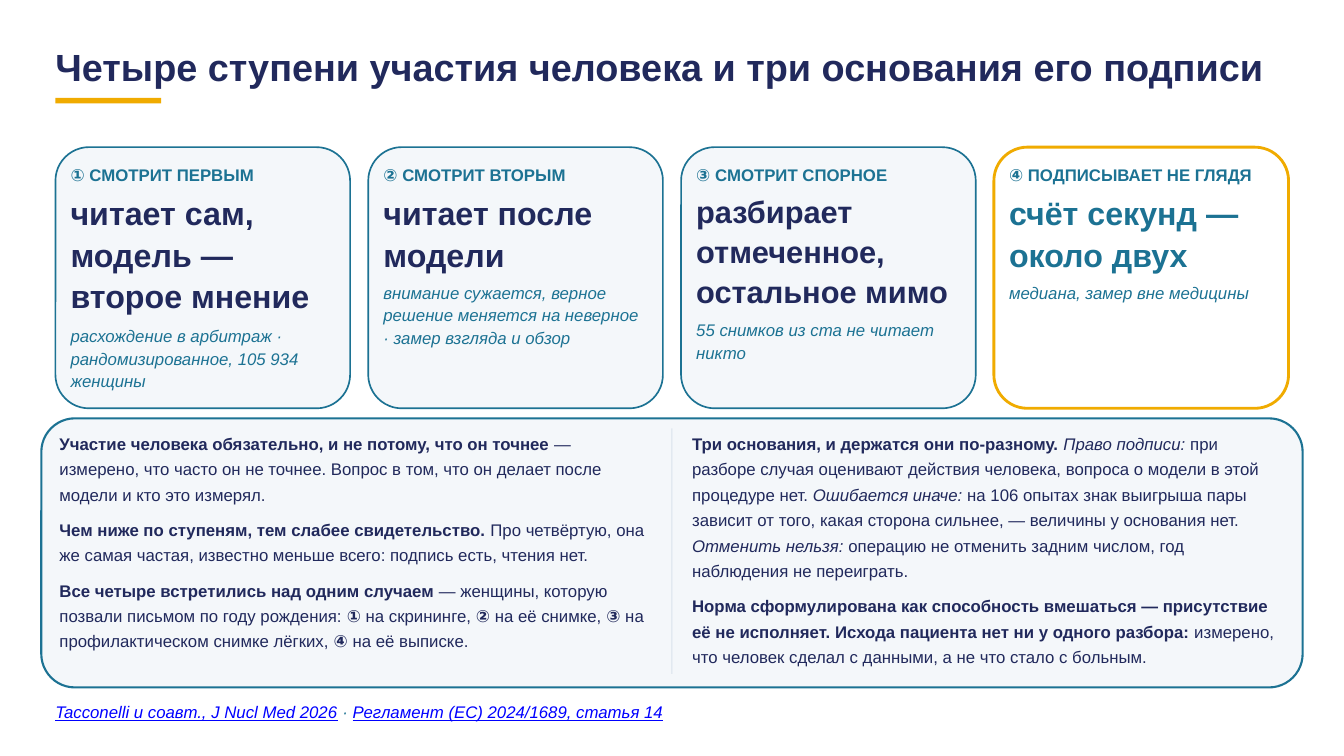
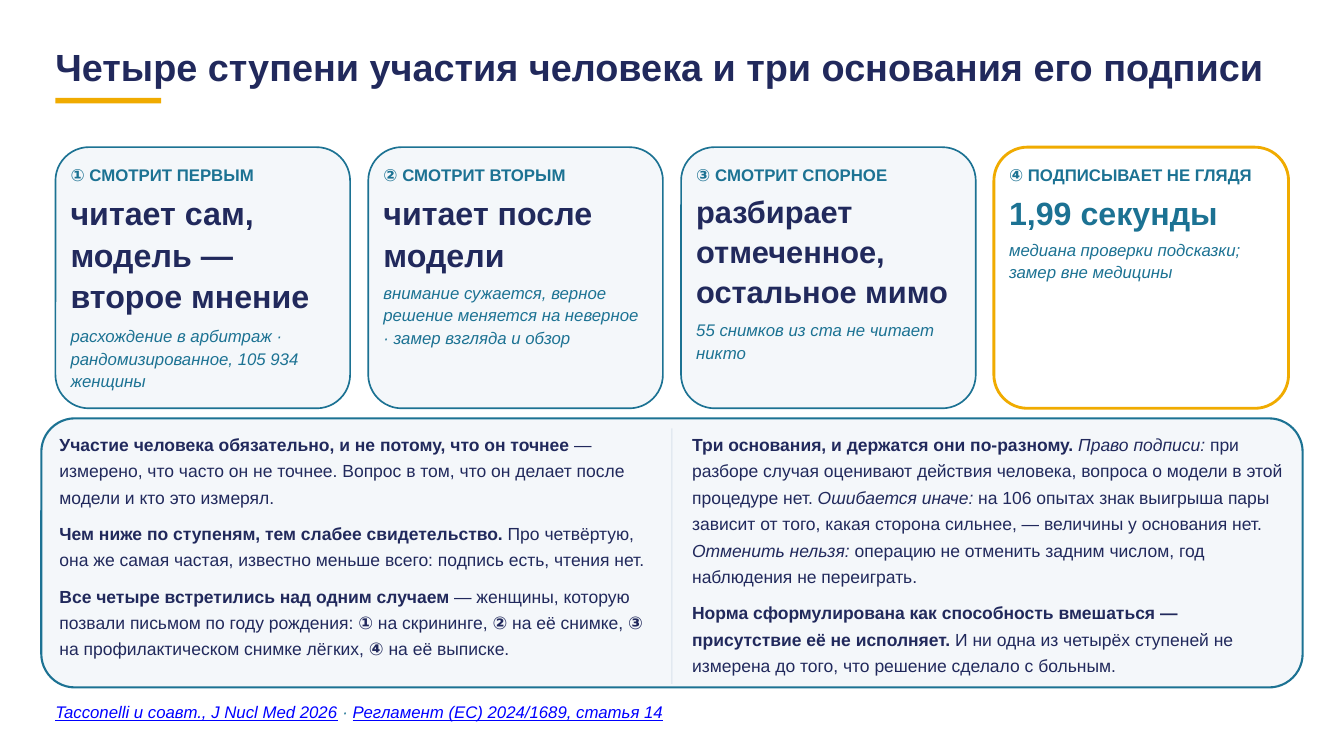
Before and after one commit to tellina-study/AI-usage-lessons, a slide deck: slide 88 of library/lectures/lec-07/rework/deck/lec-07-karkas.pptx (slide 85 before the commit). Drawn at 1344x756 pixels with LibreOffice and Linux fonts; fonts in the diff are those of the drawing. Boxes give left, top, right and bottom in pixels: in the first picture for what was removed or moved away, otherwise in the second. Text is boxed around its words. In the diff, an @@ line names an element or a change of style, - is before the commit and + after.

```diff
--- a/library/lectures/lec-07/rework/deck/lec-07-karkas.pptx
+++ b/library/lectures/lec-07/rework/deck/lec-07-karkas.pptx
@@ text at (1009, 202, 1218, 231): text changed @@
-счёт секунд — около двух
+1,99 секунды
@@ text at (1009, 244, 1241, 282): text changed @@
-медиана, замер вне медицины
+медиана проверки подсказки; замер вне медицины
@@ text "Участие человека обязательно, и не ..." at (59, 438, 644, 659): size 12 to 12.5 pt @@
@@ rectangle: place and size @@
-rectangle at (671, 429, 673, 675)
+rectangle at (671, 429, 673, 684)
@@ text at (692, 438, 1283, 587): size 12 to 12.5 pt in "Три основания, и держатся они по-разному. Право ..." @@
@@ text at (692, 606, 1233, 676): text changed; size 12 to 12.5 pt @@
-Норма сформулирована как способность вмешаться — присутствие её не исполняет. Исхода пациента нет ни у одного разбора: измерено, что человек сделал с данными, а не что стало с больным.
+Норма сформулирована как способность вмешаться — присутствие её не исполняет. И ни одна из четырёх ступеней не измерена до того, что решение сделало с больным.
```
Also in this commit, not shown: 15 other slides changed, 3 slides added, 43 other files.
